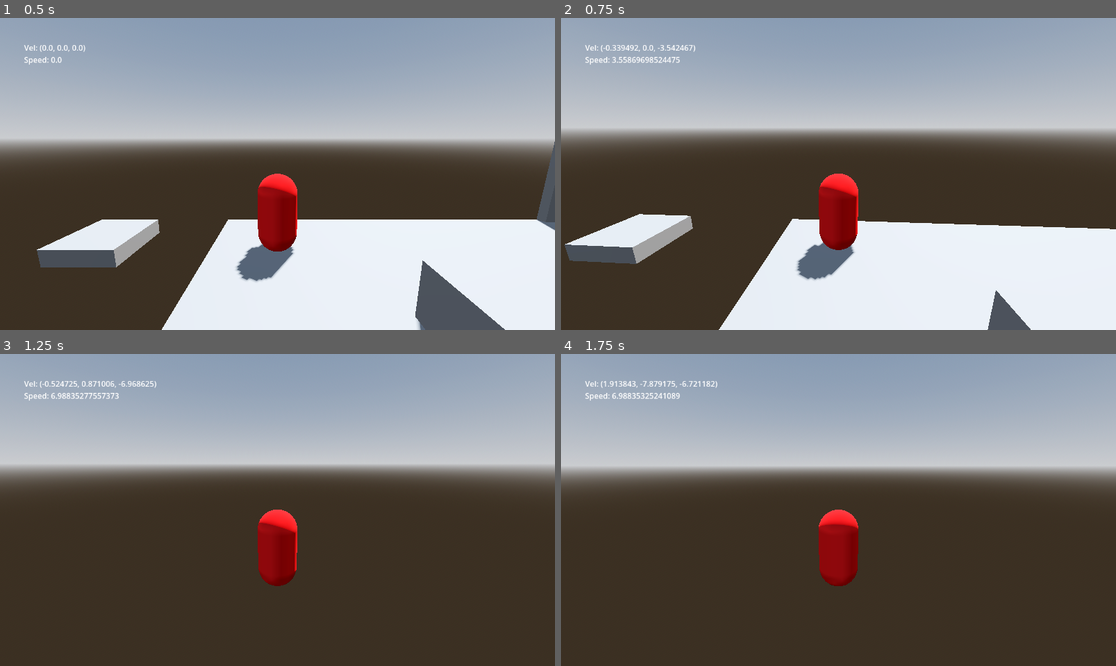
Above: before the commit, frames 1-4 (two rows, left to right).
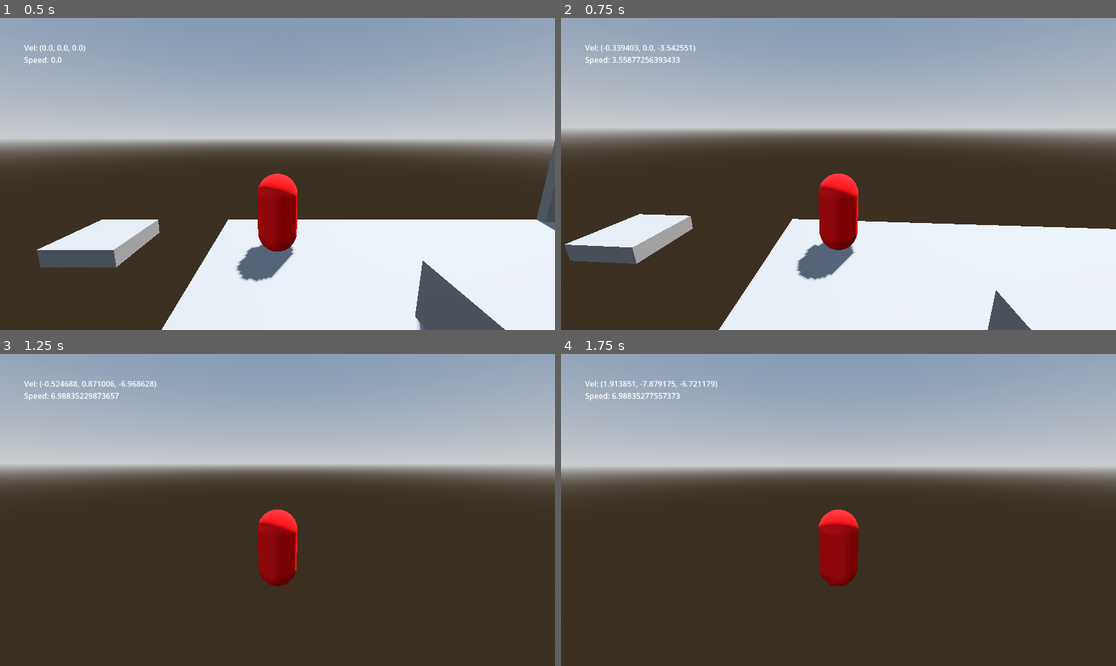
Above: after the commit, the same moments.

Repository: Izwak/secret-project
Game: Godot game, scene res://Scenes/MainSceen.tscn
The game is run twice, just before and just after one commit, with the same random seed, the same clock (stepped at 60 frames per second) and the same inputs. The engine's default icon, where the game draws it, is replaced by a stand-in: a white triangle on a blue panel in a dark square.
Inputs (mouse positions are in pixels of both pictures, inside the frame that each line leads up to):
- Up to frame 1 (0.5 s): no input
- Up to frame 2 (0.75 s): move the mouse to (832, 180) at 0.52 s; hold W (move_forward) from 0.53 s (still down); click (832, 180) at 0.67 s
- Up to frame 3 (1.25 s): keep holding W (move_forward); tap Space (move_jump) at 0.77 s
- Up to frame 4 (1.75 s): keep holding W (move_forward); move the mouse to (877, 513) at 1.27 s; tap Space (move_jump) at 1.52 s

Frame 1 is identical in both runs. In frame 2, less than 0.1% of the frame differs, in the area x 6-85%, y 8-100%; in frame 3, less than 0.1%; in frame 4, less than 0.1%.

Commit message:
Moving Platforms

Diff:
--- a/secret-project/Scenes/MainSceen.tscn
+++ b/secret-project/Scenes/MainSceen.tscn
@@ -26,10 +26,6 @@
 [node name="DirectionalLight3D" type="DirectionalLight3D" parent="."]
 transform = Transform3D(-0.8660254, -0.43301278, 0.25, 0, 0.49999997, 0.86602545, -0.50000006, 0.75, -0.43301266, 0, 0, 0)
 shadow_enabled = true
-
-[node name="Player" parent="." node_paths=PackedStringArray("resawnNode") instance=ExtResource("1_wu2u5")]
-transform = Transform3D(1, 0, 0, 0, 1, 0, 0, 0, 1, -6.242187, -0.1636796, -6.064562)
-resawnNode = NodePath("../World Objects/RespawnPoint")
 
 [node name="World Objects" type="Node3D" parent="."]
 
@@ -122,3 +118,7 @@
 offset_bottom = 98.00003
 size_flags_horizontal = 6
 text = "Speed:"
+
+[node name="Player" parent="." node_paths=PackedStringArray("resawnNode") instance=ExtResource("1_wu2u5")]
+transform = Transform3D(1, 0, 0, 0, 1, 0, 0, 0, 1, -6.242187, -0.1636796, -6.064562)
+resawnNode = NodePath("../World Objects/RespawnPoint")
--- a/secret-project/Scenes/MovingPlatform.tscn
+++ b/secret-project/Scenes/MovingPlatform.tscn
@@ -2,12 +2,12 @@
 
 [ext_resource type="Script" uid="uid://dujkfnwuny20h" path="res://Scripts/MovingPlatform.gd" id="1_k502f"]
 
-[node name="Platfrom" type="Node3D" groups=["Movable"]]
+[node name="Platfrom" type="Node3D"]
 script = ExtResource("1_k502f")
 
 [node name="Moveable" type="Node3D" parent="."]
 
-[node name="Box" type="CSGBox3D" parent="Moveable"]
+[node name="Box" type="CSGBox3D" parent="Moveable" groups=["Movable"]]
 transform = Transform3D(1, 0, 0, 0, 1, 0, 0, 0, 1, 0, -0.25, 0)
 use_collision = true
 size = Vector3(2, 0.5, 2)
--- a/secret-project/Scripts/player.gd
+++ b/secret-project/Scripts/player.gd
@@ -24,9 +24,12 @@
 @onready var groundCheck: ShapeCast3D = $GroundCheckCast
 @onready var velLabel = $"../CanvasLayer/Vel Label"
 @onready var speedLabel = $"../CanvasLayer/Speed Label"
+var level
 
 func _ready() -> void:
 	Input.set_mouse_mode(Input.MOUSE_MODE_CAPTURED)
+	level = get_parent()
+	parent = level
 
 
 func _process(delta: float) -> void:
@@ -101,14 +104,29 @@
 
 func GroundHandler():
 	if !groundCheck.is_colliding():
+		if parent != level:
+			DetachParent()
 		return
 	var ground := groundCheck.get_collider(0)
 
-	print("Ground: " + ground.name)
+	#print("Ground: " + ground.name)
 
-	if ground.is_in_group("Moveable"):
-		parent = ground
-		print("Parent: " + ground.name)
+	if ground.is_in_group("Movable") && parent != ground:
+		SetNewParent(ground)
+
+func SetNewParent(newParent):
+	parent = newParent
+	get_parent().remove_child(self)
+
+	parent.add_child(self)
+	transform.origin -= parent.global_position
+	print("Parent: " + parent.name)
+
+func DetachParent():
+	transform.origin += parent.global_position
+	parent = level
+	get_parent().remove_child(self)
+	parent.add_child(self)
 
 func Jump() -> void:
 	if groundCheck.is_colliding():
